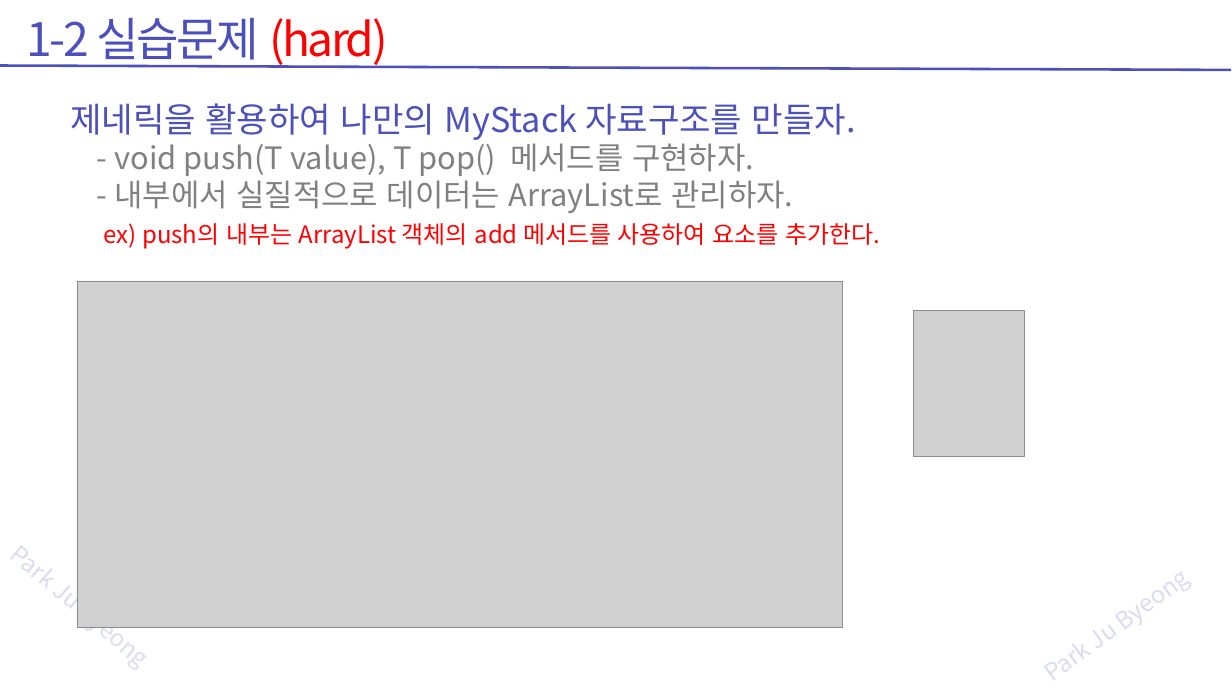
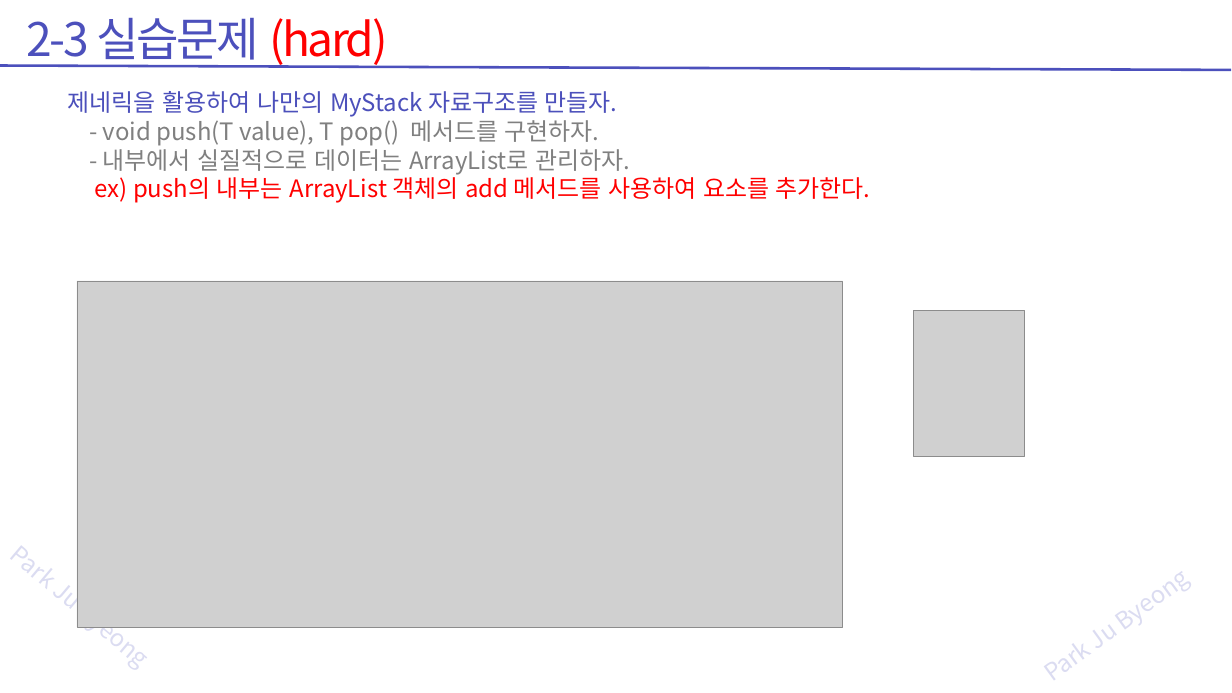
Before and after one commit to zest132/JavaLecture, a slide deck: slide 49 of JavaLecture/LectureFile/java 14강 자료구조와 쓰레드.pptx (slide 35 before the commit). Drawn at 1232x693 pixels with LibreOffice and Linux fonts; fonts in the diff are those of the drawing; grey boxes stand for pictures. Boxes give left, top, right and bottom in pixels: in the first picture for what was removed or moved away, otherwise in the second. Text is boxed around its words. In the diff, an @@ line names an element or a change of style, - is before the commit and + after.

Commit message:
강의자료 수정 마무리

```diff
--- a/JavaLecture/LectureFile/java 14강 자료구조와 쓰레드.pptx
+++ b/JavaLecture/LectureFile/java 14강 자료구조와 쓰레드.pptx
@@ text at (x1=27, y1=18, x2=388, y2=68): text changed @@
-1-2 실습문제 (hard)
+2-3 실습문제 (hard)
@@ text "제네릭을 활용하여 나만의 MyStack 자료구조를 ..." moved from (x1=70, y1=103, x2=880, y2=249) to (x1=68, y1=91, x2=871, y2=203) @@
@@ text at (x1=68, y1=91, x2=630, y2=175): size 40 to 28 pt in "제네릭을 활용하여 나만의 MyStack 자료구조를 만들자."; size 36 to 28 pt in "- void push(T value), T pop() 메서드를 ...", "- 내부에서 실질적으로 데이터는 ArrayList로 관리하자." @@
```
Also in this commit, not shown: 41 other slides changed, 15 slides added, 17 other files.
